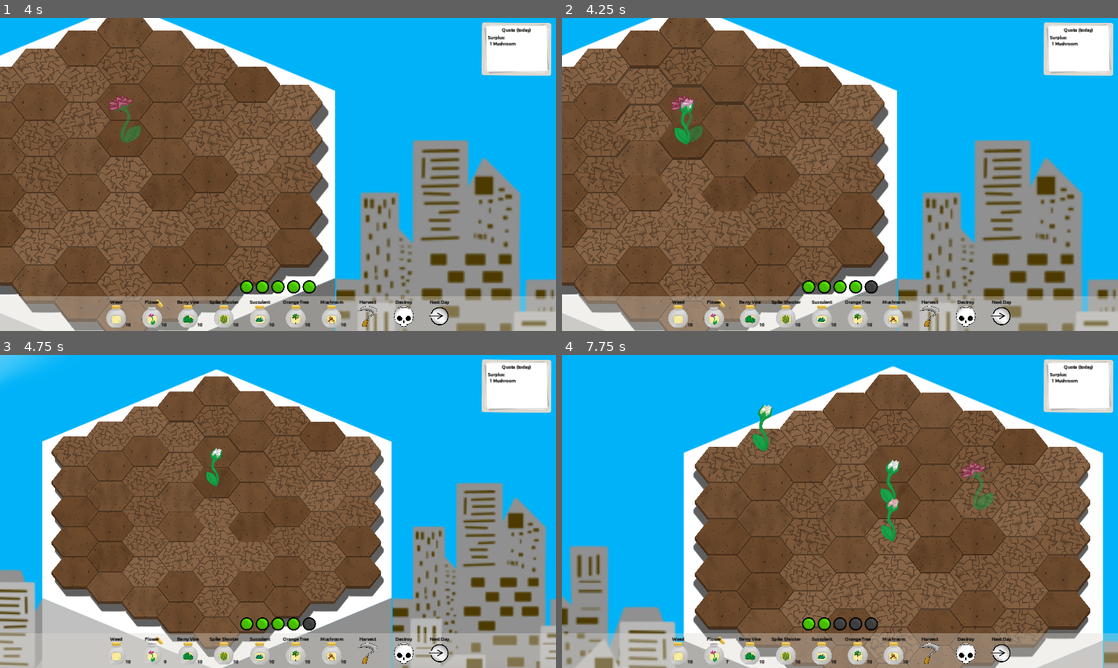
Above: before the commit, frames 1-4 (two rows, left to right).
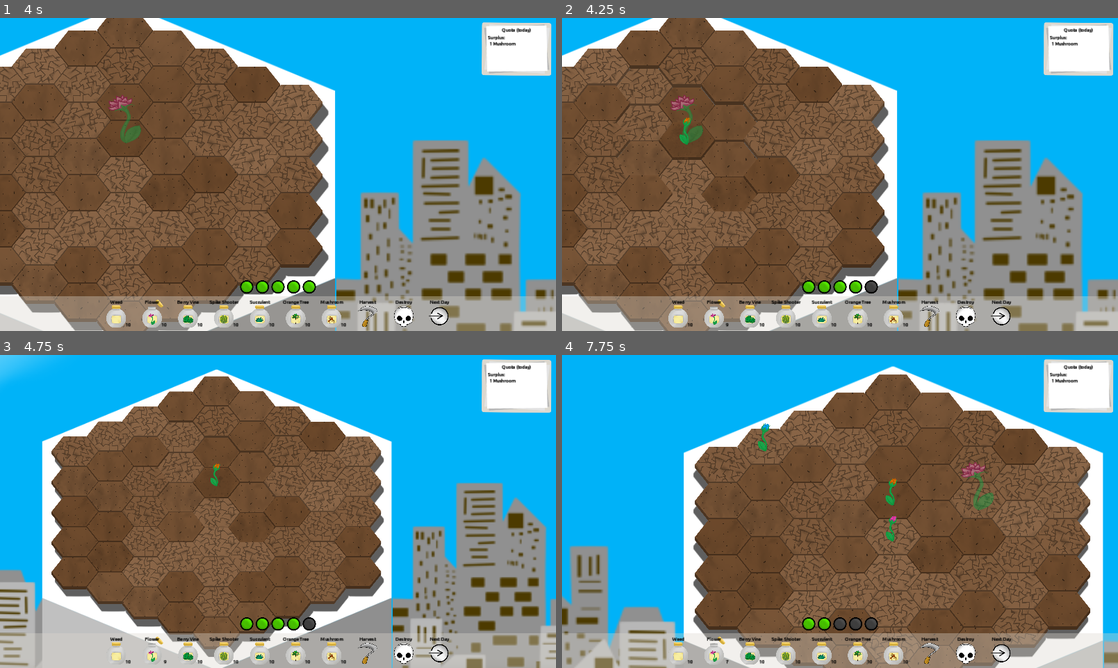
Above: after the commit, the same moments.

Repository: CiaranWoodward/LD54
Game: Godot game, scene res://Level.tscn
Two runs of this game, one before a commit and one after it. Both use one fixed random seed, a clock stepped at 60 frames per second and the inputs below. The engine's default icon, where the game draws it, is replaced by a stand-in: a white triangle on a blue panel in a dark square.
Inputs (mouse positions are in pixels of both pictures, inside the frame that each line leads up to):
- Up to frame 1 (4 s): move the mouse to (400, 158) at 0.52 s; hold Right (ui_right) 0.53-1.25 s; click (400, 158) at 0.6 s; drag from (166, 190) to (250, 237) at 1.27 s; click (116, 312) at 2.02 s; tap Enter at 2.75 s; move the mouse to (333, 105) at 2.77 s; hold Right (ui_right) 2.78-3.5 s; hold Mouse wheel up (zoom_out) 2.78-3.5 s; tap Space at 3.5 s; drag from (250, 237) to (111, 127) at 3.52 s
- Up to frame 2 (4.25 s): no input
- Up to frame 3 (4.75 s): move the mouse to (444, 558) at 4.27 s; hold Left (ui_left) from 4.28 s (still down); hold Mouse wheel down (zoom_in) from 4.28 s (still down)
- Up to frame 4 (7.75 s): release Left (ui_left) at 5 s; release Mouse wheel down (zoom_in) at 5 s; drag from (673, 464) to (756, 433) at 5.02 s; move the mouse to (867, 511) at 5.77 s; hold Down (ui_down) 5.78-6.5 s; click (867, 511) at 5.85 s; drag from (756, 433) to (728, 527) at 6.52 s; move the mouse to (962, 495) at 7.27 s; hold Up (ui_up) from 7.28 s (still down); hold Mouse wheel up (zoom_out) from 7.28 s (still down)

Frame 1 is identical in both runs. In frame 2, 0.2% of the frame differs, in the area x 20-24%, y 25-41%; in frame 3, 0.1%; in frame 4, 0.6%, in the area x 34-61%, y 15-60%.

Commit message:
fix succulent size issue

Diff:
--- a/Level.tscn
+++ b/Level.tscn
@@ -592,6 +592,12 @@
 vertical_alignment = 1
 metadata/_edit_use_anchors_ = true
 
+[node name="Control" type="Control" parent="HUD"]
+layout_mode = 3
+anchors_preset = 0
+offset_right = 40.0
+offset_bottom = 40.0
+
 [node name="Cursor" parent="." instance=ExtResource("6_ec5jv")]
 
 [node name="Stories" parent="." instance=ExtResource("8_0o1h3")]
@@ -607,4 +613,6 @@
 "": SubResource("AnimationLibrary_ibd4w")
 }
 
+[node name="GameStart" type="AnimationPlayer" parent="."]
+
 [connection signal="action_changed" from="HUD" to="." method="_on_hud_action_changed"]
--- a/Plants/Flower.tscn
+++ b/Plants/Flower.tscn
@@ -532,10 +532,11 @@
 
 [node name="Flower" type="Node2D"]
 script = ExtResource("1_3fli0")
+colors = Array[Color]([Color(0.92469, 0.449716, 0, 1), Color(0.98, 0.245, 0.7105, 1), Color(0.729412, 0.313726, 0.901961, 1), Color(0.933333, 1, 0, 1), Color(1, 0, 0.0166664, 1), Color(0, 0.7, 1, 1)])
 
 [node name="Flower" type="Sprite2D" parent="."]
 position = Vector2(-1, 15)
-scale = Vector2(0.5, 0.5)
+scale = Vector2(0.3, 0.3)
 offset = Vector2(1, -143)
 
 [node name="Bud" type="AnimatedSprite2D" parent="Flower"]
--- a/Plants/Succulent.tscn
+++ b/Plants/Succulent.tscn
@@ -25,7 +25,7 @@
 tracks/0/type = "value"
 tracks/0/imported = false
 tracks/0/enabled = true
-tracks/0/path = NodePath("Succulent:scale")
+tracks/0/path = NodePath("Succulent/Succulent:scale")
 tracks/0/interp = 1
 tracks/0/loop_wrap = true
 tracks/0/keys = {
@@ -37,7 +37,7 @@
 tracks/1/type = "value"
 tracks/1/imported = false
 tracks/1/enabled = true
-tracks/1/path = NodePath("Succulent:position")
+tracks/1/path = NodePath("Succulent/Succulent:position")
 tracks/1/interp = 1
 tracks/1/loop_wrap = true
 tracks/1/keys = {
@@ -49,7 +49,7 @@
 tracks/2/type = "value"
 tracks/2/imported = false
 tracks/2/enabled = false
-tracks/2/path = NodePath("Succulent:skew")
+tracks/2/path = NodePath("Succulent/Succulent:skew")
 tracks/2/interp = 1
 tracks/2/loop_wrap = true
 tracks/2/keys = {
@@ -61,7 +61,7 @@
 tracks/3/type = "value"
 tracks/3/imported = false
 tracks/3/enabled = true
-tracks/3/path = NodePath("Succulent:rotation")
+tracks/3/path = NodePath("Succulent/Succulent:rotation")
 tracks/3/interp = 1
 tracks/3/loop_wrap = true
 tracks/3/keys = {
@@ -77,7 +77,7 @@
 tracks/0/type = "value"
 tracks/0/imported = false
 tracks/0/enabled = true
-tracks/0/path = NodePath("Succulent:scale")
+tracks/0/path = NodePath("Succulent/Succulent:scale")
 tracks/0/interp = 1
 tracks/0/loop_wrap = true
 tracks/0/keys = {
@@ -89,7 +89,7 @@
 tracks/1/type = "value"
 tracks/1/imported = false
 tracks/1/enabled = true
-tracks/1/path = NodePath("Succulent:position")
+tracks/1/path = NodePath("Succulent/Succulent:position")
 tracks/1/interp = 1
 tracks/1/loop_wrap = true
 tracks/1/keys = {
@@ -101,7 +101,7 @@
 tracks/2/type = "value"
 tracks/2/imported = false
 tracks/2/enabled = false
-tracks/2/path = NodePath("Succulent:skew")
+tracks/2/path = NodePath("Succulent/Succulent:skew")
 tracks/2/interp = 1
 tracks/2/loop_wrap = true
 tracks/2/keys = {
@@ -113,7 +113,7 @@
 tracks/3/type = "value"
 tracks/3/imported = false
 tracks/3/enabled = true
-tracks/3/path = NodePath("Succulent:rotation")
+tracks/3/path = NodePath("Succulent/Succulent:rotation")
 tracks/3/interp = 1
 tracks/3/loop_wrap = true
 tracks/3/keys = {
@@ -125,7 +125,7 @@
 tracks/4/type = "value"
 tracks/4/imported = false
 tracks/4/enabled = true
-tracks/4/path = NodePath("Succulent:frame")
+tracks/4/path = NodePath("Succulent/Succulent:frame")
 tracks/4/interp = 1
 tracks/4/loop_wrap = true
 tracks/4/keys = {
@@ -137,7 +137,7 @@
 tracks/5/type = "value"
 tracks/5/imported = false
 tracks/5/enabled = true
-tracks/5/path = NodePath("Succulent:self_modulate")
+tracks/5/path = NodePath("Succulent/Succulent:self_modulate")
 tracks/5/interp = 1
 tracks/5/loop_wrap = true
 tracks/5/keys = {
@@ -153,7 +153,7 @@
 tracks/0/type = "value"
 tracks/0/imported = false
 tracks/0/enabled = true
-tracks/0/path = NodePath("Succulent:scale")
+tracks/0/path = NodePath("Succulent/Succulent:scale")
 tracks/0/interp = 1
 tracks/0/loop_wrap = true
 tracks/0/keys = {
@@ -165,7 +165,7 @@
 tracks/1/type = "value"
 tracks/1/imported = false
 tracks/1/enabled = true
-tracks/1/path = NodePath("Succulent:position")
+tracks/1/path = NodePath("Succulent/Succulent:position")
 tracks/1/interp = 1
 tracks/1/loop_wrap = true
 tracks/1/keys = {
@@ -177,7 +177,7 @@
 tracks/2/type = "value"
 tracks/2/imported = false
 tracks/2/enabled = false
-tracks/2/path = NodePath("Succulent:skew")
+tracks/2/path = NodePath("Succulent/Succulent:skew")
 tracks/2/interp = 1
 tracks/2/loop_wrap = true
 tracks/2/keys = {
@@ -189,7 +189,7 @@
 tracks/3/type = "value"
 tracks/3/imported = false
 tracks/3/enabled = true
-tracks/3/path = NodePath("Succulent:rotation")
+tracks/3/path = NodePath("Succulent/Succulent:rotation")
 tracks/3/interp = 1
 tracks/3/loop_wrap = true
 tracks/3/keys = {
@@ -204,7 +204,7 @@
 tracks/0/type = "value"
 tracks/0/imported = false
 tracks/0/enabled = true
-tracks/0/path = NodePath("Succulent:scale")
+tracks/0/path = NodePath("Succulent/Succulent:scale")
 tracks/0/interp = 1
 tracks/0/loop_wrap = true
 tracks/0/keys = {
@@ -216,7 +216,7 @@
 tracks/1/type = "value"
 tracks/1/imported = false
 tracks/1/enabled = true
-tracks/1/path = NodePath("Succulent:position")
+tracks/1/path = NodePath("Succulent/Succulent:position")
 tracks/1/interp = 1
 tracks/1/loop_wrap = true
 tracks/1/keys = {
@@ -228,7 +228,7 @@
 tracks/2/type = "value"
 tracks/2/imported = false
 tracks/2/enabled = true
-tracks/2/path = NodePath("Succulent:skew")
+tracks/2/path = NodePath("Succulent/Succulent:skew")
 tracks/2/interp = 1
 tracks/2/loop_wrap = true
 tracks/2/keys = {
@@ -240,7 +240,7 @@
 tracks/3/type = "value"
 tracks/3/imported = false
 tracks/3/enabled = true
-tracks/3/path = NodePath("Succulent:rotation")
+tracks/3/path = NodePath("Succulent/Succulent:rotation")
 tracks/3/interp = 1
 tracks/3/loop_wrap = true
 tracks/3/keys = {
@@ -252,7 +252,7 @@
 tracks/4/type = "value"
 tracks/4/imported = false
 tracks/4/enabled = true
-tracks/4/path = NodePath("Succulent:frame")
+tracks/4/path = NodePath("Succulent/Succulent:frame")
 tracks/4/interp = 1
 tracks/4/loop_wrap = true
 tracks/4/keys = {
@@ -264,7 +264,7 @@
 tracks/5/type = "value"
 tracks/5/imported = false
 tracks/5/enabled = true
-tracks/5/path = NodePath("Succulent:self_modulate")
+tracks/5/path = NodePath("Succulent/Succulent:self_modulate")
 tracks/5/interp = 1
 tracks/5/loop_wrap = true
 tracks/5/keys = {
@@ -281,7 +281,7 @@
 tracks/0/type = "value"
 tracks/0/imported = false
 tracks/0/enabled = true
-tracks/0/path = NodePath("Succulent:scale")
+tracks/0/path = NodePath("Succulent/Succulent:scale")
 tracks/0/interp = 1
 tracks/0/loop_wrap = true
 tracks/0/keys = {
@@ -293,7 +293,7 @@
 tracks/1/type = "value"
 tracks/1/imported = false
 tracks/1/enabled = true
-tracks/1/path = NodePath("Succulent:position")
+tracks/1/path = NodePath("Succulent/Succulent:position")
 tracks/1/interp = 1
 tracks/1/loop_wrap = true
 tracks/1/keys = {
@@ -305,7 +305,7 @@
 tracks/2/type = "value"
 tracks/2/imported = false
 tracks/2/enabled = false
-tracks/2/path = NodePath("Succulent:skew")
+tracks/2/path = NodePath("Succulent/Succulent:skew")
 tracks/2/interp = 1
 tracks/2/loop_wrap = true
 tracks/2/keys = {
@@ -317,7 +317,7 @@
 tracks/3/type = "value"
 tracks/3/imported = false
 tracks/3/enabled = true
-tracks/3/path = NodePath("Succulent:rotation")
+tracks/3/path = NodePath("Succulent/Succulent:rotation")
 tracks/3/interp = 1
 tracks/3/loop_wrap = true
 tracks/3/keys = {
@@ -329,7 +329,7 @@
 tracks/4/type = "value"
 tracks/4/imported = false
 tracks/4/enabled = true
-tracks/4/path = NodePath("Succulent:frame")
+tracks/4/path = NodePath("Succulent/Succulent:frame")
 tracks/4/interp = 1
 tracks/4/loop_wrap = true
 tracks/4/keys = {
@@ -346,7 +346,7 @@
 tracks/0/type = "value"
 tracks/0/imported = false
 tracks/0/enabled = true
-tracks/0/path = NodePath("Succulent:scale")
+tracks/0/path = NodePath("Succulent/Succulent:scale")
 tracks/0/interp = 1
 tracks/0/loop_wrap = true
 tracks/0/keys = {
@@ -358,7 +358,7 @@
 tracks/1/type = "value"
 tracks/1/imported = false
 tracks/1/enabled = true
-tracks/1/path = NodePath("Succulent:position")
+tracks/1/path = NodePath("Succulent/Succulent:position")
 tracks/1/interp = 1
 tracks/1/loop_wrap = true
 tracks/1/keys = {
@@ -370,7 +370,7 @@
 tracks/2/type = "value"
 tracks/2/imported = false
 tracks/2/enabled = false
-tracks/2/path = NodePath("Succulent:skew")
+tracks/2/path = NodePath("Succulent/Succulent:skew")
 tracks/2/interp = 1
 tracks/2/loop_wrap = true
 tracks/2/keys = {
@@ -382,7 +382,7 @@
 tracks/3/type = "value"
 tracks/3/imported = false
 tracks/3/enabled = true
-tracks/3/path = NodePath("Succulent:rotation")
+tracks/3/path = NodePath("Succulent/Succulent:rotation")
 tracks/3/interp = 1
 tracks/3/loop_wrap = true
 tracks/3/keys = {
@@ -394,7 +394,7 @@
 tracks/4/type = "value"
 tracks/4/imported = false
 tracks/4/enabled = true
-tracks/4/path = NodePath("Succulent:frame")
+tracks/4/path = NodePath("Succulent/Succulent:frame")
 tracks/4/interp = 1
 tracks/4/loop_wrap = true
 tracks/4/keys = {
@@ -406,7 +406,7 @@
 tracks/5/type = "value"
 tracks/5/imported = false
 tracks/5/enabled = true
-tracks/5/path = NodePath("Succulent:self_modulate")
+tracks/5/path = NodePath("Succulent/Succulent:self_modulate")
 tracks/5/interp = 1
 tracks/5/loop_wrap = true
 tracks/5/keys = {
@@ -475,7 +475,7 @@
 tracks/0/type = "value"
 tracks/0/imported = false
 tracks/0/enabled = true
-tracks/0/path = NodePath("Succulent:skew")
+tracks/0/path = NodePath("Succulent/Succulent:skew")
 tracks/0/interp = 1
 tracks/0/loop_wrap = true
 tracks/0/keys = {
@@ -490,7 +490,7 @@
 tracks/0/type = "value"
 tracks/0/imported = false
 tracks/0/enabled = true
-tracks/0/path = NodePath("Succulent:skew")
+tracks/0/path = NodePath("Succulent/Succulent:skew")
 tracks/0/interp = 1
 tracks/0/loop_wrap = true
 tracks/0/keys = {
@@ -507,10 +507,12 @@
 }
 
 [node name="Succulent" type="Node2D"]
+script = ExtResource("1_msnik")
+
+[node name="Succulent" type="Sprite2D" parent="."]
 scale = Vector2(0.5, 0.5)
-script = ExtResource("1_msnik")
-
-[node name="Succulent" type="AnimatedSprite2D" parent="."]
+
+[node name="Succulent" type="AnimatedSprite2D" parent="Succulent"]
 position = Vector2(0, 26)
 sprite_frames = SubResource("SpriteFrames_pn2pd")
 offset = Vector2(0, -138)
